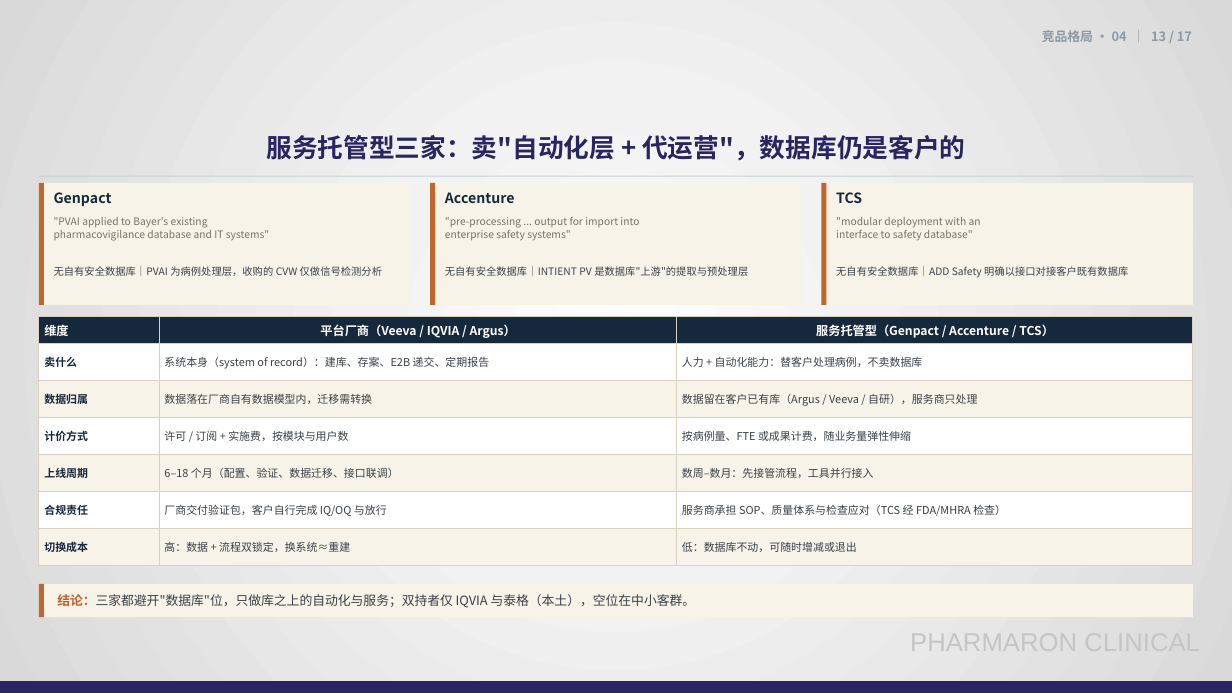
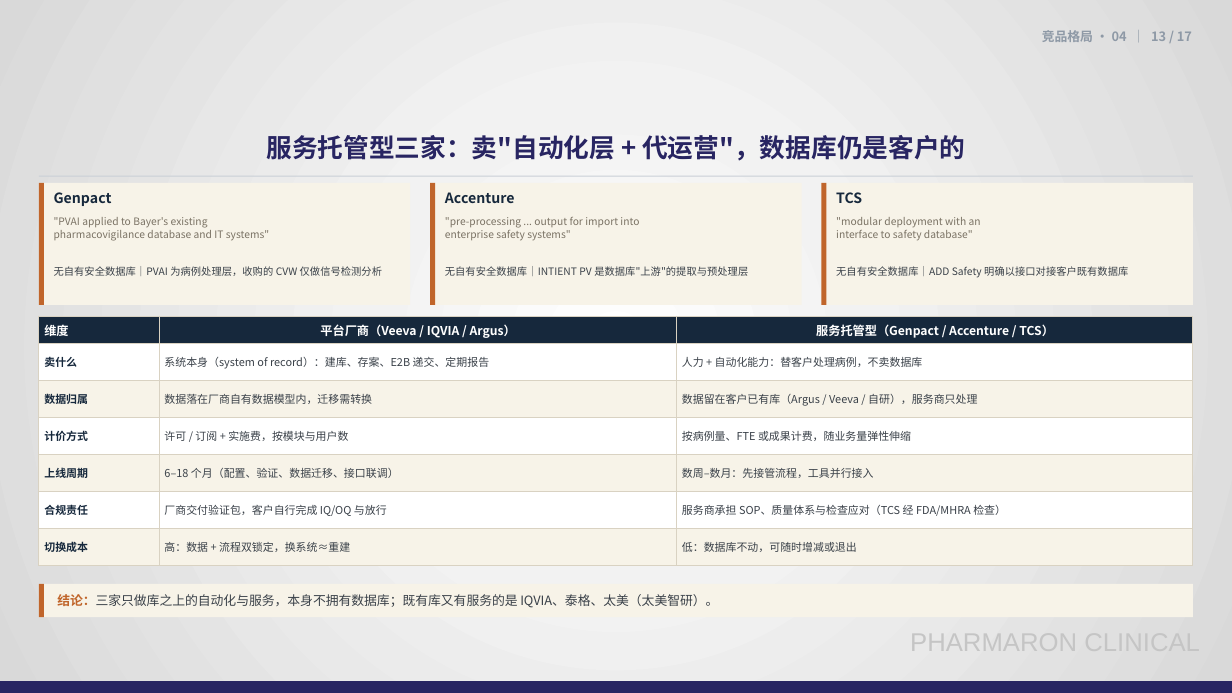
Before and after one commit to Eros-Python/TRAE-CODE, a slide deck: slide 13 of PV数据库市场调研总结-20261111.pptx. Drawn at 1232x693 pixels with LibreOffice and Linux fonts; fonts in the diff are those of the drawing; background and template pictures are left out. Boxes give left, top, right and bottom in pixels: in the first picture for what was removed or moved away, otherwise in the second. Text is boxed around its words. In the diff, an @@ line names an element or a change of style, - is before the commit and + after.

```diff
--- a/PV数据库市场调研总结-20261111.pptx
+++ b/PV数据库市场调研总结-20261111.pptx
@@ text at <box>57,594,718,608</box>: text changed @@
-结论：三家都避开"数据库"位，只做库之上的自动化与服务；双持者仅 IQVIA 与泰格（本土），空位在中小客群。
+结论：三家只做库之上的自动化与服务，本身不拥有数据库；既有库又有服务的是 IQVIA、泰格、太美（太美智研）。
```
Also in this commit, not shown: 1 other slide changed, 1 other file.
